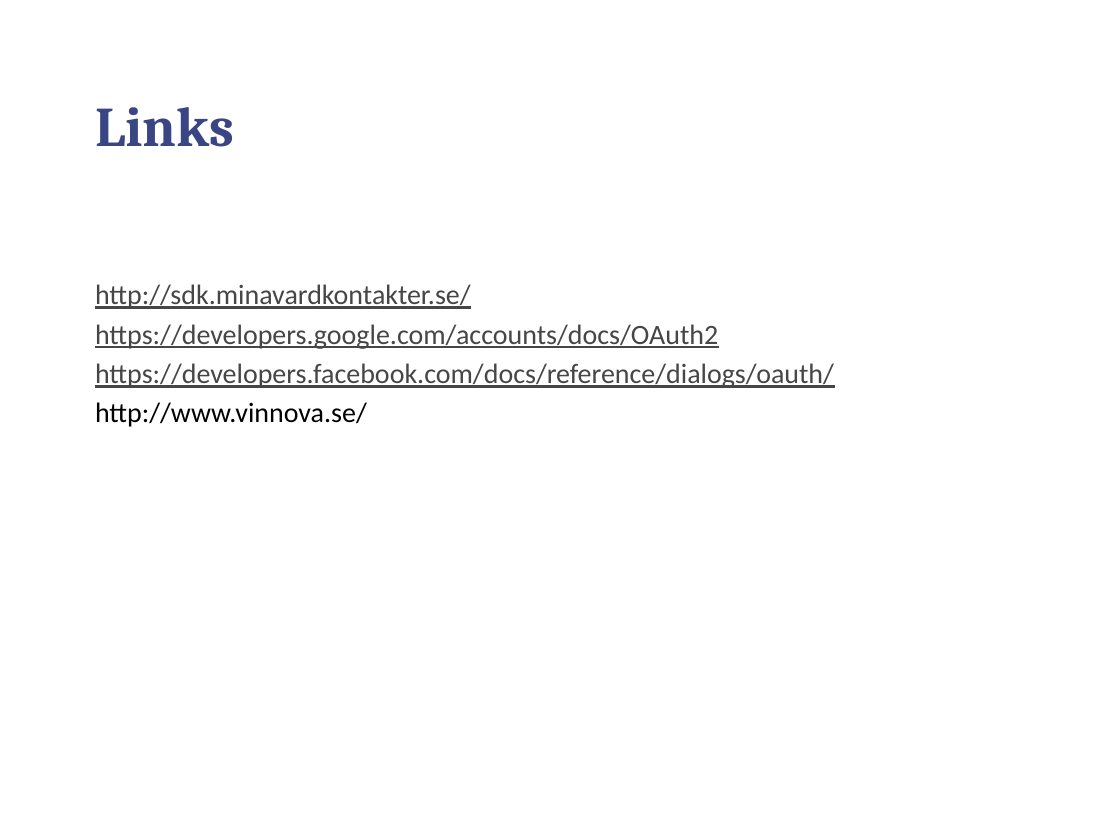
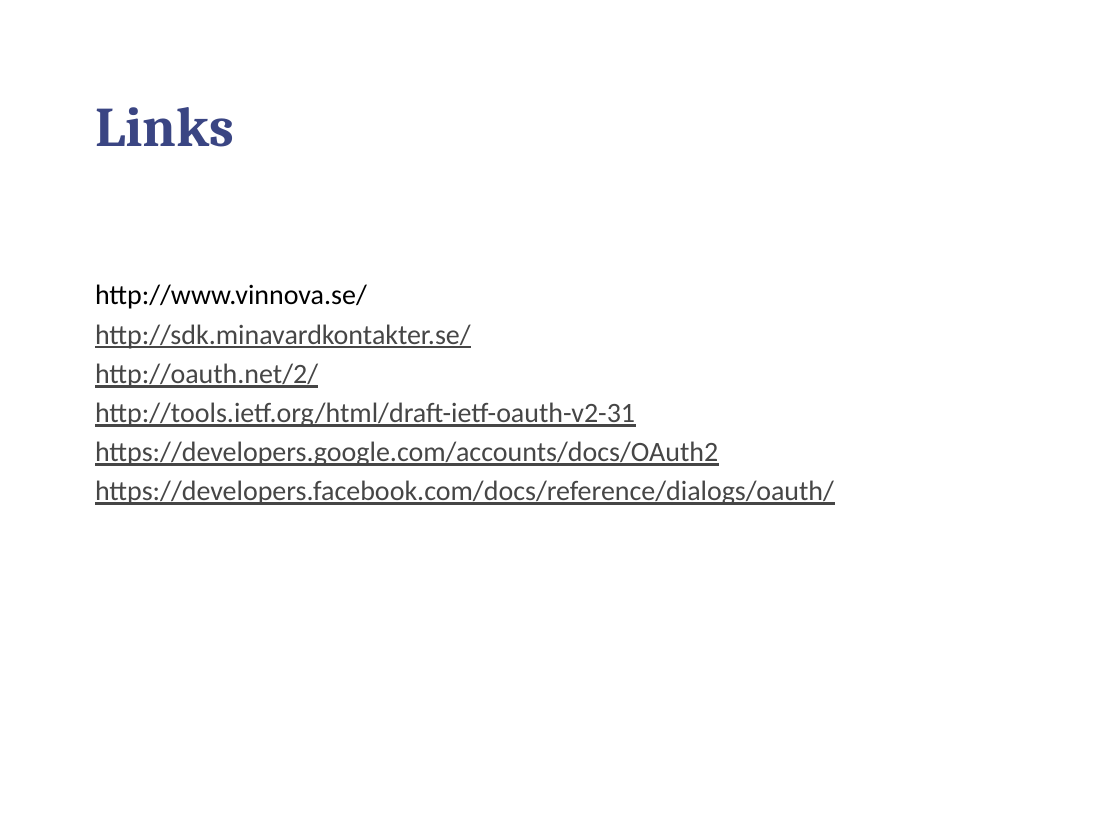
Before and after one commit to chilmers/cadec-healthcare-api-tutorial, a slide deck: slide 22 of Cadec-vårdens-apier.pptx (slide 21 before the commit). Drawn at 1120x840 pixels with LibreOffice and Linux fonts; fonts in the diff are those of the drawing; background and template pictures are left out. Boxes give left, top, right and bottom in pixels: in the first picture for what was removed or moved away, otherwise in the second. Text is boxed around its words. In the diff, an @@ line names an element or a change of style, - is before the commit and + after.

Commit message:
Updated ppt with OAuth info

```diff
--- a/Cadec-vårdens-apier.pptx
+++ b/Cadec-vårdens-apier.pptx
@@ text at (95, 284, 367, 309): paragraph added @@
+http://www.vinnova.se/
@@ text at (95, 363, 635, 427): paragraphs added @@
+http://oauth.net/2/
+http://tools.ietf.org/html/draft-ietf-oauth-v2-31
@@ text at (95, 402, 367, 427): paragraph removed @@
-http://www.vinnova.se/
```
Also in this commit, not shown: 2 other slides changed, 2 slides added, 1 slide removed.
